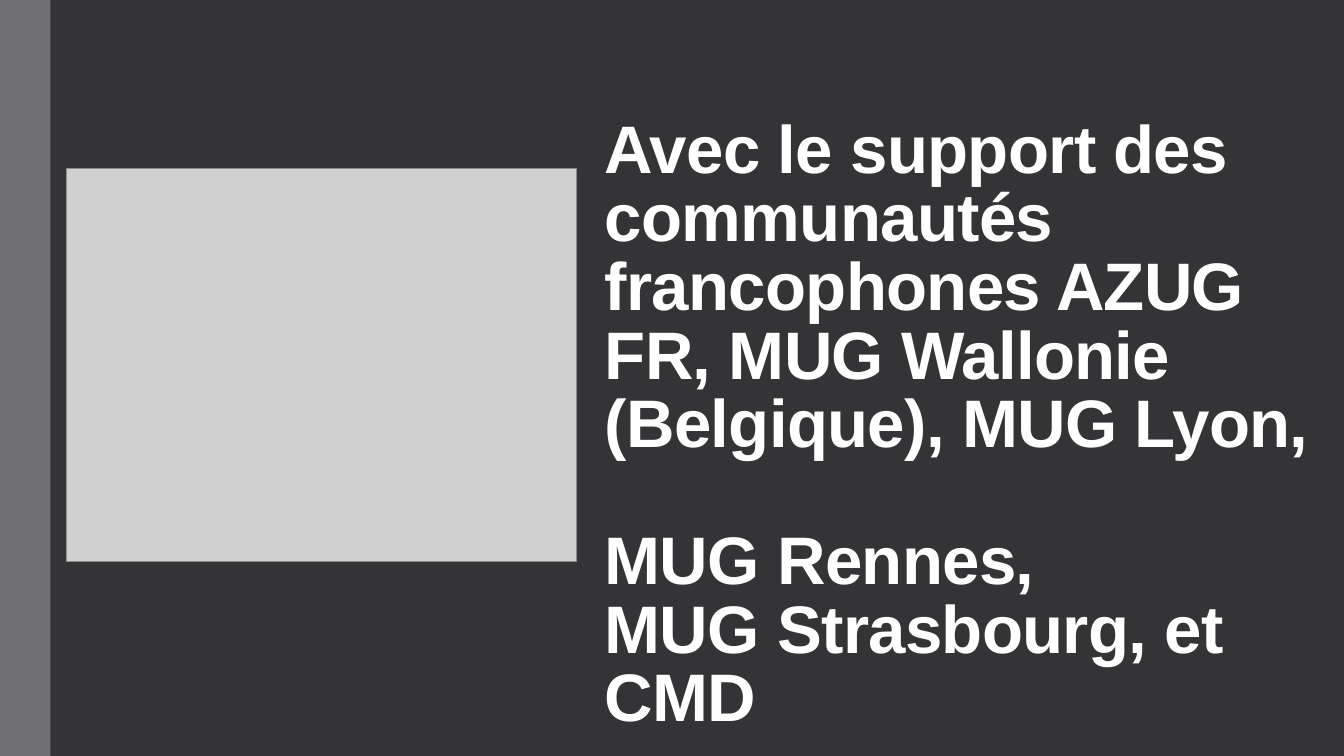
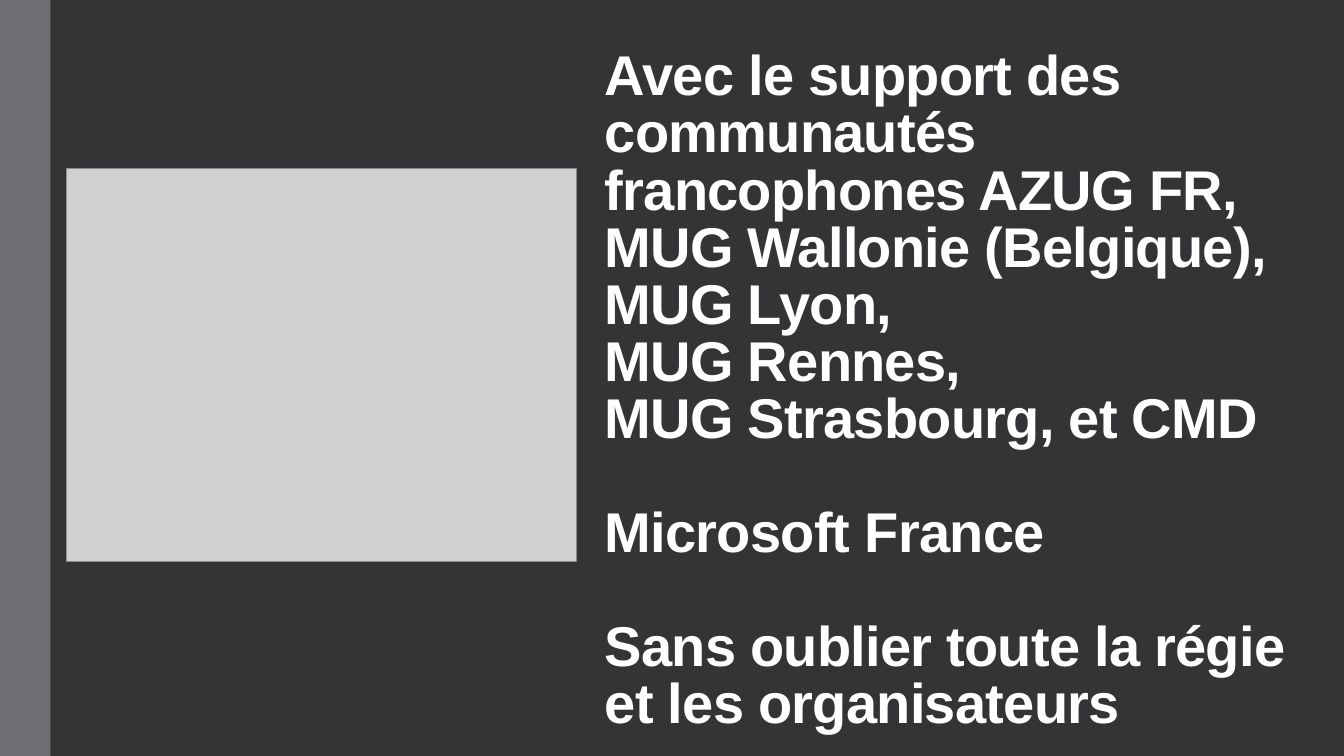
Before and after one commit to omiossec/arm-ttk-demo, a slide deck: slide 14 of powerpoint/GA2020-Oivier-Miossec-ARM-TTK.pptx (slide 2 before the commit). Drawn at 1344x756 pixels with LibreOffice and Linux fonts; fonts in the diff are those of the drawing; grey boxes stand for pictures. Boxes give left, top, right and bottom in pixels: in the first picture for what was removed or moved away, otherwise in the second. Text is boxed around its words. In the diff, an @@ line names an element or a change of style, - is before the commit and + after.

```diff
--- a/powerpoint/GA2020-Oivier-Miossec-ARM-TTK.pptx
+++ b/powerpoint/GA2020-Oivier-Miossec-ARM-TTK.pptx
@@ title at box(605, 54, 1285, 733): text changed; size 48 to 40 pt @@
-Avec le support des communautés francophones AZUG FR, MUG Wallonie (Belgique), MUG Lyon,
-MUG Rennes,
-MUG Strasbourg, et CMD
+Avec le support des communautés francophones AZUG FR, MUG Wallonie (Belgique), MUG Lyon,
+MUG Rennes,
+MUG Strasbourg, et CMD
+Microsoft France
+Sans oublier toute la régie et les organisateurs
```
Also in this commit, not shown: 1 other slide changed, 55 other files.
